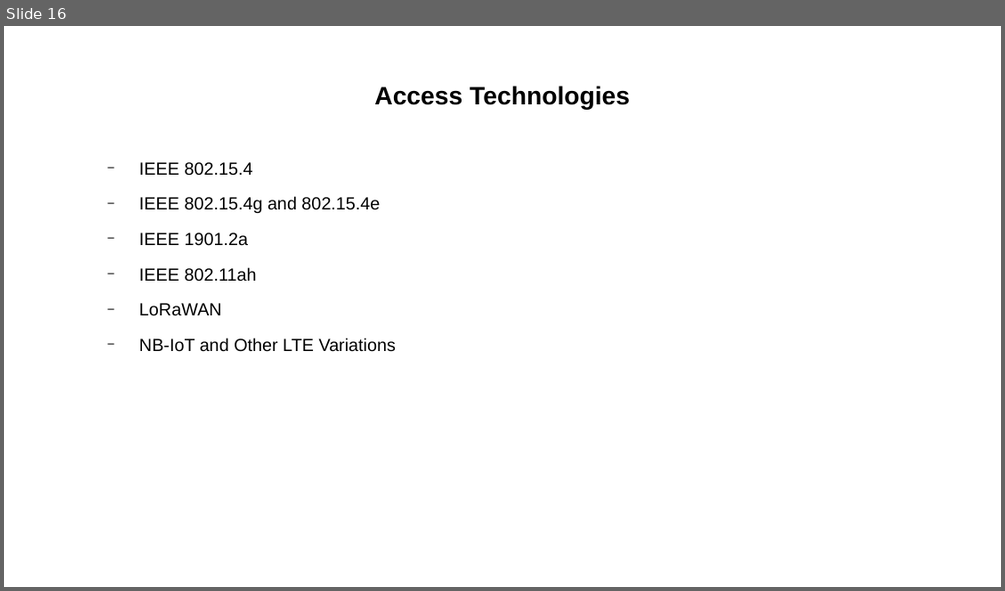
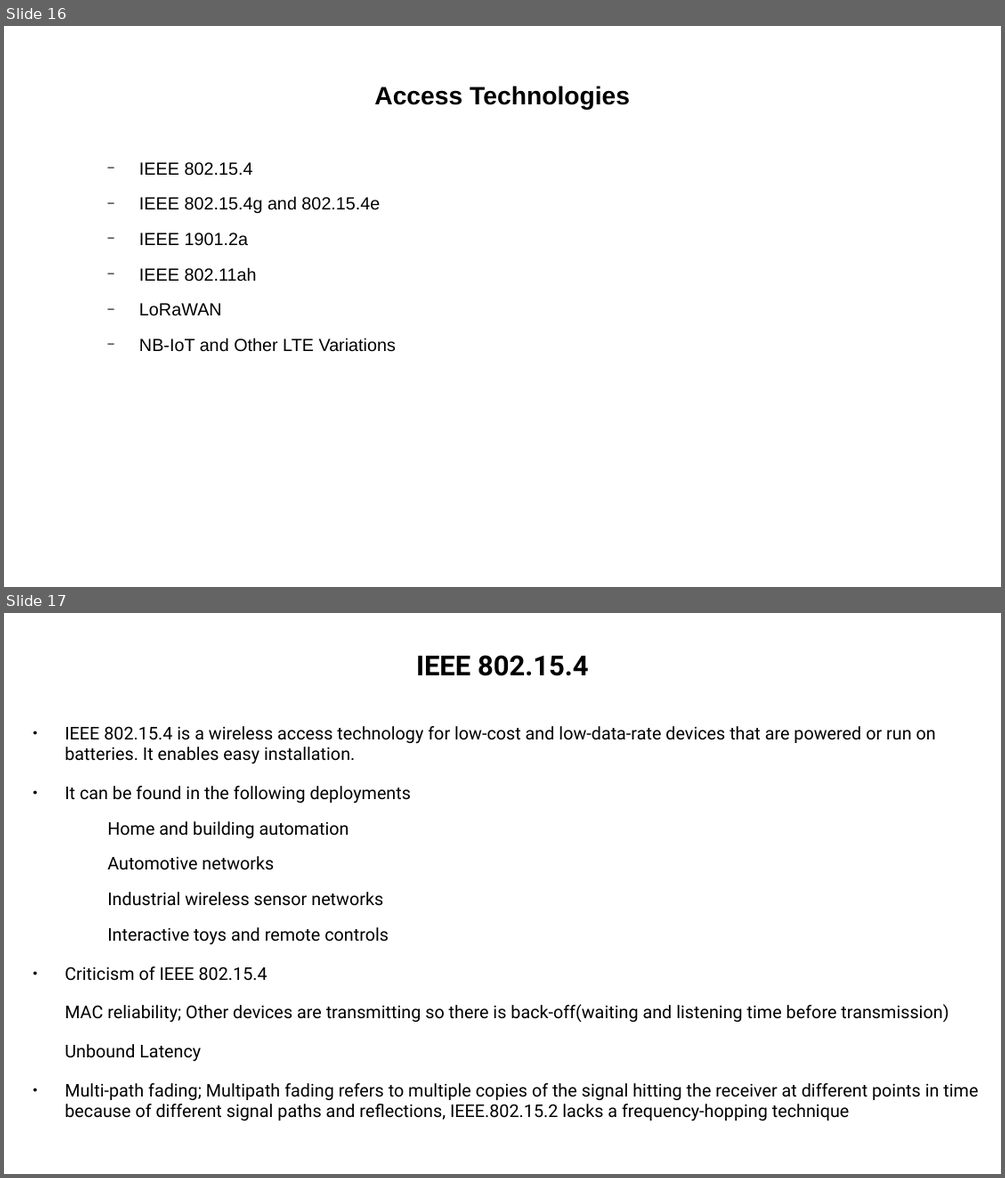
Before and after one commit to Dihfahsih1/Masters-Software-Engineering, a slide deck: yr-sem1/IoT/chapter-4-slides.odp. Shown one above the other, each under a label of ours: slide 16 before the commit, slides 16 and 17 after it. The pictures are 1005x591 and 1005x1178 pixels, drawn with LibreOffice and Linux fonts; fonts in the diff are those of the drawing. Boxes give left, top, right and bottom in pixels: in the first picture for what was removed or moved away, otherwise in the second. Text is boxed around its words. In the diff, an @@ line names an element or a change of style, - is before the commit and + after.

```diff
--- a/yr-sem1/IoT/chapter-4-slides.odp
+++ b/yr-sem1/IoT/chapter-4-slides.odp
@@ slide 17 added at <box>4,613,1001,1174</box>, background #FFFFFF @@
@@ title added at <box>416,655,589,676</box>, 22 pt, text #000000, bold @@
+IEEE 802.15.4
@@ text added at <box>65,726,978,1121</box>, 14 pt, text #000000 @@
+● IEEE 802.15.4 is a wireless access technology for low-cost and low-data-rate devices that are powered or run on batteries. It enables easy installation.
+● It can be found in the following deployments
+  Home and building automation
+  Automotive networks
+  Industrial wireless sensor networks
+  Interactive toys and remote controls
+● Criticism of IEEE 802.15.4
+MAC reliability; Other devices are transmitting so there is back-off(waiting and listening time before transmission)
+Unbound Latency
+● Multi-path fading; Multipath fading refers to multiple copies of the signal hitting the receiver at different points in time because of different signal paths and reflections, IEEE.802.15.2 lacks a frequency-hopping technique
```
Also in this commit, not shown: 15 other slides added, 4 other files.
